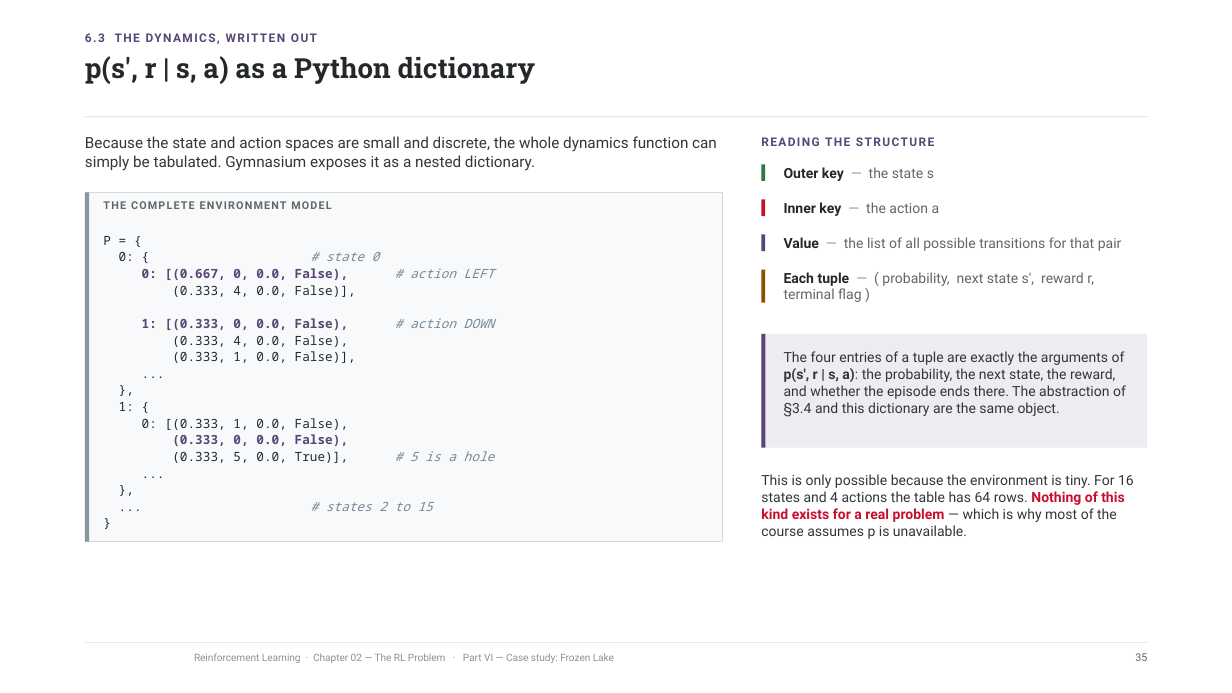
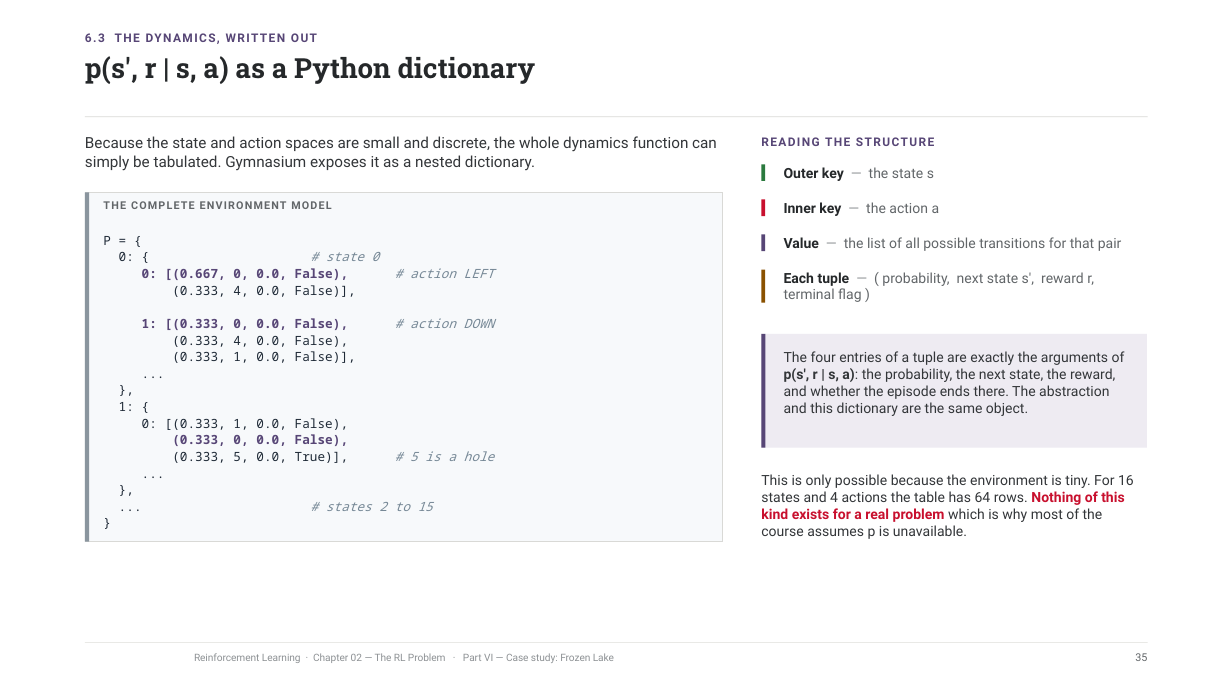
Before and after one commit to riccardoberta/reinforcement-learning, a slide deck: slide 35 of 02 - The RL Problem/slides.pptx. Drawn at 1232x693 pixels with LibreOffice and Linux fonts; fonts in the diff are those of the drawing; background and template pictures are left out. Boxes give left, top, right and bottom in pixels: in the first picture for what was removed or moved away, otherwise in the second. Text is boxed around its words. In the diff, an @@ line names an element or a change of style, - is before the commit and + after.

```diff
--- a/02 - The RL Problem/slides.pptx
+++ b/02 - The RL Problem/slides.pptx
@@ text at <box>784,351,1125,416</box>: text changed @@
-The four entries of a tuple are exactly the arguments of p(s′, r | s, a): the probability, the next state, the reward, and whether the episode ends there. The abstraction of §3.4 and this dictionary are the same object.
+The four entries of a tuple are exactly the arguments of p(s′, r | s, a): the probability, the next state, the reward, and whether the episode ends there. The abstraction and this dictionary are the same object.
@@ text at <box>761,474,1134,539</box>: text changed @@
-This is only possible because the environment is tiny. For 16 states and 4 actions the table has 64 rows. Nothing of this kind exists for a real problem — which is why most of the course assumes p is unavailable.
+This is only possible because the environment is tiny. For 16 states and 4 actions the table has 64 rows. Nothing of this kind exists for a real problem which is why most of the course assumes p is unavailable.
```
Also in this commit, not shown: 34 other slides changed, 22 other files.
